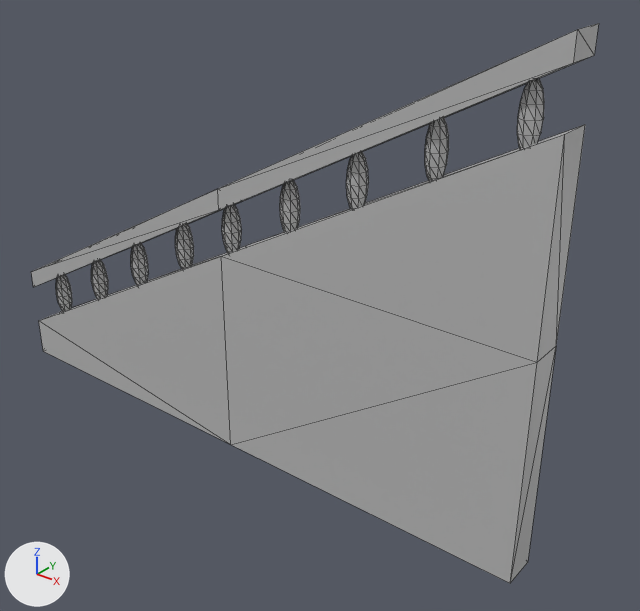
The FBX model Assets/Models/Stairs_Full_Railing.fbx: old version first, new version second.
Both versions are drawn from a camera (50 mm lens) standing at (0.1358, -0.0842, 0.0828) and looking at (0.0616, 0.0085, 0.0253). The lights are fixed; the arrows at lower left show +X, +Y and +Z. Mesh edges are drawn as thin lines. Where no turn or scale is listed for an object, it has been applied to the vertices.

Objects in the first picture: 'StairFull_Railing'.
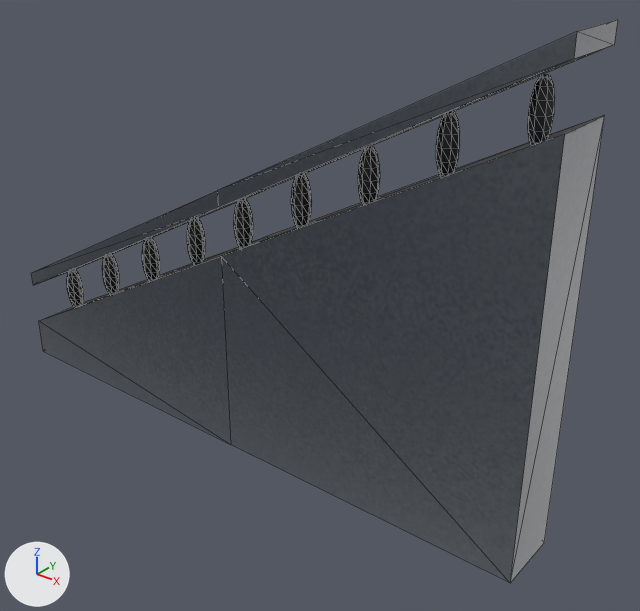
Pixel boxes [x1, y1, x2, y2] of what changed, in the pictures (640 x 611 px; the box of a moved part takes in the faces that stretch with it):
'StairFull_Railing', reshaped: before [31, 23, 599, 583]; after [31, 20, 618, 583]
part 1 of me_mesh, moved or reshaped: before [175, 224, 194, 269]; after [187, 218, 205, 264]
part 2 of me_mesh, moved or reshaped: before [131, 243, 149, 285]; after [142, 237, 160, 280]
part 3 of me_mesh, moved or reshaped: before [56, 275, 72, 311]; after [67, 269, 83, 307]
part 4 of me_mesh, moved or reshaped: before [425, 117, 449, 181]; after [436, 111, 460, 176]
part 5 of me_mesh, moved or reshaped: before [346, 151, 369, 209]; after [358, 146, 380, 204]
part 6 of me_mesh, moved or reshaped: before [517, 79, 544, 149]; after [528, 75, 555, 144]
part 7 of me_mesh, moved or reshaped: before [222, 204, 242, 253]; after [234, 198, 253, 248]
part 8 of me_mesh, added: after [291, 173, 312, 227]
part 9 of me_mesh, added: after [102, 253, 119, 294]
part 10 of me_mesh, rebuilt: before [31, 23, 599, 287]; after [31, 20, 618, 285]
part 11 of me_mesh, deleted: before [91, 260, 108, 299]
part 12 of me_mesh, deleted: before [280, 180, 300, 233]
part 13 of me_mesh, moved or reshaped: before [44, 125, 585, 583]; after [44, 116, 604, 583]
part 14 of me_mesh, recoloured: [39, 256, 231, 444] in both

The change, as a list of edits to the scene's bpy script:
```text
Add img_stairs_png:
    img_stairs_png = load_image('Stairs.png', '../Textures/StaticMesh/Stairs.png', 1024, 1024, 'sRGB')
Add mat_lambert14:
    mat_lambert14 = principled_material('lambert14')
    mat_lambert14.texture = img_stairs_png
Change me_mesh:
    used by ob_stairfull_railing; location = (0.0, 0.0, 0.0)
    remove me_mesh.from_pydata(...)  # 530 vertices, 920 faces; spans x 0.0..0.1, y 0.0..0.005, z 0.0..0.0695
    add me_mesh.from_pydata(...)  # 528 vertices, 900 faces; spans x 0.0..0.1, y 0.0..0.01, z 0.0..0.0693
    me_mesh part 1: the loose piece of 56 vertices spanning x 0.0381..0.041, y 0.0011..0.0039, z 0.027..0.035 is moved by (0.0, 0.0025, 0.0), in mat_lambert14 (picture img_stairs_png)
    me_mesh part 2: the loose piece of 56 vertices spanning x 0.0269..0.0297, y 0.0011..0.0039, z 0.0209..0.0288 is moved by (0.0, 0.0025, 0.0), in mat_lambert14 (picture img_stairs_png)
    me_mesh part 3: the loose piece of 56 vertices spanning x 0.0044..0.0072, y 0.0011..0.0039, z 0.0092..0.0171 is moved by (0.0, 0.0025, 0.0), in mat_lambert14 (picture img_stairs_png)
    me_mesh part 4: the loose piece of 56 vertices spanning x 0.0823..0.0851, y 0.0011..0.0039, z 0.0502..0.0581 is moved by (0.0, 0.0025, 0.0), in mat_lambert14 (picture img_stairs_png)
    me_mesh part 5: the loose piece of 56 vertices spanning x 0.071..0.0739, y 0.0011..0.0039, z 0.044..0.0519 is moved by (0.0, 0.0025, 0.0), in mat_lambert14 (picture img_stairs_png)
    me_mesh part 6: the loose piece of 56 vertices spanning x 0.0935..0.0964, y 0.0011..0.0039, z 0.0557..0.0637 is moved by (0.0, 0.0025, 0.0), in mat_lambert14 (picture img_stairs_png)
    me_mesh part 7: the loose piece of 56 vertices spanning x 0.0485..0.0514, y 0.0011..0.0039, z 0.0323..0.0402 is moved by (0.0, 0.0025, 0.0), in mat_lambert14 (picture img_stairs_png)
    me_mesh part 8: the loose piece of 56 vertices spanning x 0.071..0.0739, y 0.0011..0.0039, z 0.044..0.0519 is copied, and the copy is moved by (-0.0113, 0.0025, -0.0057), in mat_lambert14 (picture img_stairs_png); it spans x 0.0597..0.0626, y 0.0036..0.0064, z 0.0383..0.0462
    me_mesh part 9: the loose piece of 56 vertices spanning x 0.0269..0.0297, y 0.0011..0.0039, z 0.0209..0.0288 is copied, and the copy is moved by (-0.0112, 0.0025, -0.0057), in mat_lambert14 (picture img_stairs_png); it spans x 0.0157..0.0185, y 0.0036..0.0064, z 0.0152..0.0231
    me_mesh part 10: the loose piece of 12 vertices spanning x 0.0..0.1, y 0.0..0.005, z 0.0137..0.0695 is rebuilt with 12 vertices and now spans x 0.0..0.1, y 0.0..0.01, z 0.014..0.0693, in mat_lambert14 (picture img_stairs_png)
    me_mesh part 11: the loose piece of 56 vertices spanning x 0.0156..0.0185, y 0.0011..0.0039, z 0.0149..0.0229 is deleted
    me_mesh part 12: the loose piece of 56 vertices spanning x 0.0598..0.0626, y 0.0011..0.0039, z 0.0381..0.046 is deleted
    me_mesh part 13
    8 vertices are removed from x 0.0..0.1, y 0.0..0.005, z 0.0..0.0593
    18 faces are deleted
    1 vertex is added at (0.05, 0.01, 0.0)
    5 new vertices lie (0.0, 0.01, 0.0) away from vertices in x 0.0..0.1, y 0.0, z 0.0..0.0593
    14 new faces join them
    me_mesh part 14: 2 faces spanning x 0.0..0.05, y 0.0, z 0.0..0.0329 switch from mat_lambert26 (grey #bcbcbc) to mat_lambert14 (picture img_stairs_png)
```
